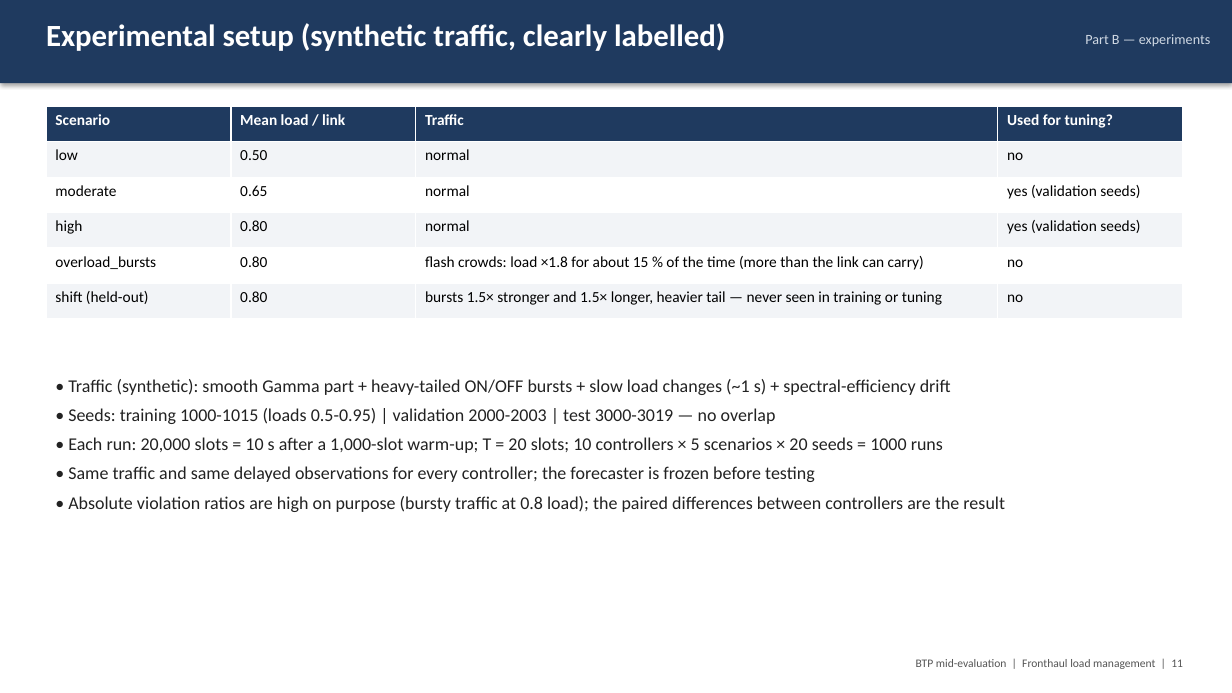
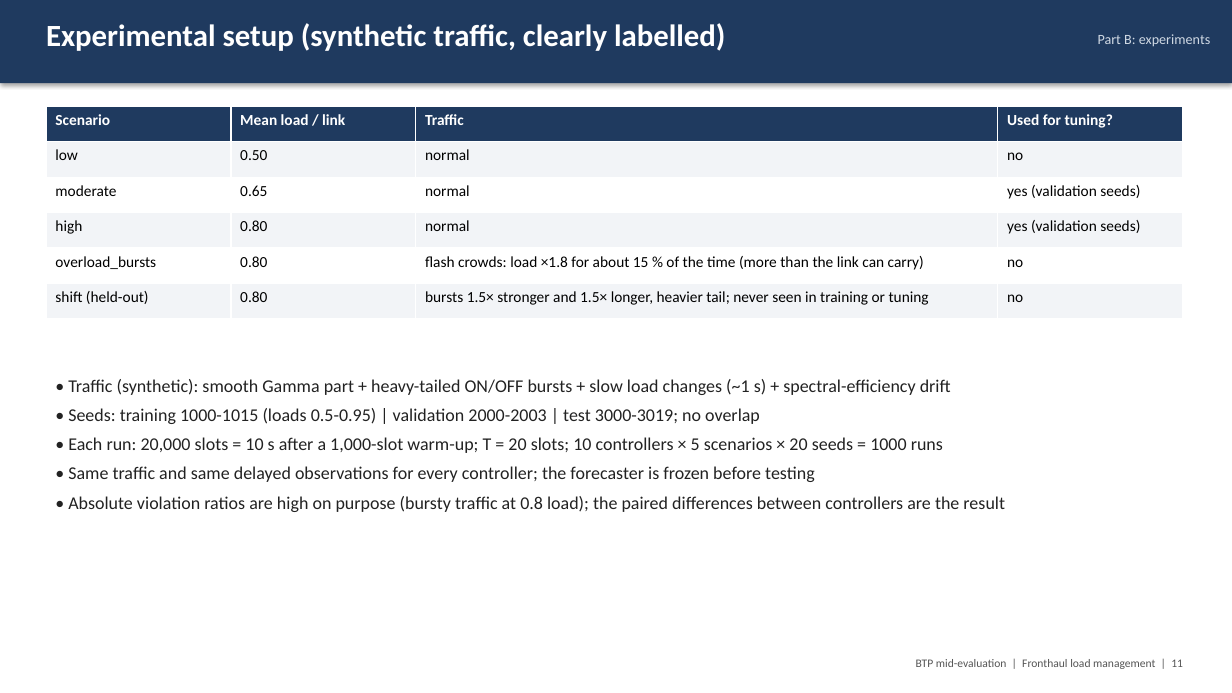
Before and after one commit to Harshvardhan-To1/BTP, a slide deck: slide 11 of docs/fhlm/BTP_midterm_fronthaul_load_management.pptx. Drawn at 1232x693 pixels with LibreOffice and Linux fonts; fonts in the diff are those of the drawing. Boxes give left, top, right and bottom in pixels: in the first picture for what was removed or moved away, otherwise in the second. Text is boxed around its words. In the diff, an @@ line names an element or a change of style, - is before the commit and + after.

```diff
--- a/docs/fhlm/BTP_midterm_fronthaul_load_management.pptx
+++ b/docs/fhlm/BTP_midterm_fronthaul_load_management.pptx
@@ text at <box>1098,34,1211,47</box>: text changed @@
-Part B — experiments
+Part B: experiments
@@ table at <box>46,106,1183,319</box> @@
-row 6, column 3: bursts 1.5× stronger and 1.5× longer, heavier tail — never seen in training or tuning
+row 6, column 3: bursts 1.5× stronger and 1.5× longer, heavier tail; never seen in training or tuning
@@ text at <box>68,408,760,424</box>: text changed @@
-• Seeds: training 1000-1015 (loads 0.5-0.95) | validation 2000-2003 | test 3000-3019 — no overlap
+• Seeds: training 1000-1015 (loads 0.5-0.95) | validation 2000-2003 | test 3000-3019; no overlap
```
Also in this commit, not shown: 19 other slides changed, 22 other files.
